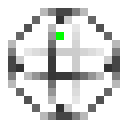
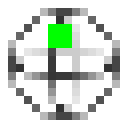
Two versions of the same layered image (128px x 128px). Layer-by-layer changes:
painted on "x_gate.png" over [48, 24, 72, 48]
